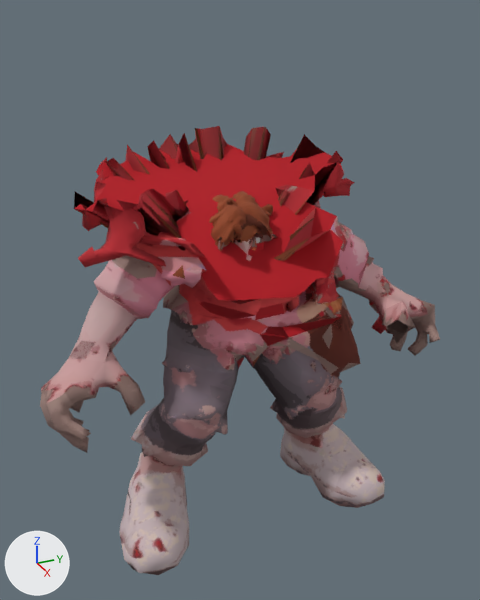
The glTF model assets/inf.suburban-mom/model.skin.glb: old version first, new version second.
The view is the same before and after, from a camera (50 mm lens) standing at (1.984, -0.791, 1.688) and looking at (0.185, 0.018, 0.788). The lights are fixed; the arrows at lower left show +X, +Y and +Z. The older version comes first. Where no turn or scale is listed for an object, it has been applied to the vertices. Vertices at exactly the same position are counted once.

Names of what the first picture shows: 'skin_body', 'skin_eyes', 'stump_armL', 'stump_head', 'stump_legR' and 1 more.
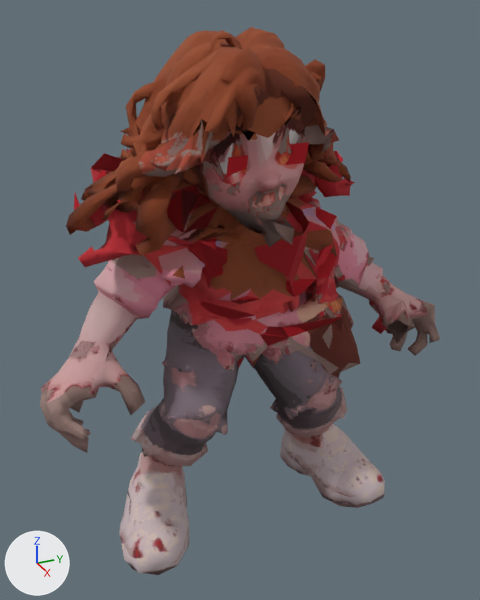
What differs and where, as boxes [x1, y1, x2, y2] in the pictures (480 x 600 px; the box of a moved part takes in the faces that stretch with it):
'skin_body', reshaped (22% taller): before [40, 126, 440, 575]; after [40, 27, 440, 575]
'stump_armR', reshaped (not visible before): after [91, 153, 228, 358]
'stump_armL', reshaped (mostly hidden before): before [260, 303, 375, 337]; after [254, 170, 375, 337]
'skin_eyes', moved, rescaled: before [255, 242, 265, 251]; after [226, 142, 309, 178]
part 1 of me_stump_armr, moved or reshaped (not visible before): after [91, 153, 228, 289]
part 2 of me_stump_arml, moved or reshaped (not visible before): after [254, 170, 333, 294]
part 3 of me_skin_body, moved or reshaped: before [74, 126, 343, 312]; after [66, 27, 351, 320]
'stump_head', unchanged, covered by the edit: before [74, 144, 343, 320]; after [74, 149, 343, 304]

The change in detail:
me_stump_armr is used by ob_stump_armr; location (0.0, 0.0, 0.0).
me_stump_armr had 110 vertices, 103 faces and spanned x -0.03..0.36, y -0.594..-0.037, z 0.689..1.174.
me_stump_armr now has 110 vertices, 103 faces and spans x -0.03..0.413, y -0.594..-0.076, z 0.689..1.264.
me_stump_armr part 1: 63 of 110 vertices moved; they spanned x 0.101..0.249, y -0.183..-0.037, z 0.868..0.973 and now span x -0.017..0.413, y -0.505..-0.076, z 0.974..1.264; mean shift (0.058, -0.161, 0.219); largest move (0.192, -0.183, 0.932) -> (0.242, -0.505, 1.157).
me_stump_arml is used by ob_stump_arml; location (0.0, 0.0, 0.0).
me_stump_arml had 131 vertices, 120 faces and spanned x -0.029..0.394, y -0.012..0.686, z 0.596..1.166.
me_stump_arml now has 131 vertices, 120 faces and spans x -0.036..0.419, y -0.034..0.686, z 0.596..1.268.
me_stump_arml part 2: 47 of 131 vertices moved; they spanned x 0.094..0.252, y -0.012..0.158, z 0.834..0.988 and now span x -0.036..0.419, y -0.034..0.373, z 0.877..1.268; mean shift (0.035, 0.117, 0.222); largest move (0.11, 0.097, 0.964) -> (0.01, 0.281, 1.252).
me_skin_body is used by ob_skin_body; location (0.0, 0.0, 0.0).
me_skin_body had 2923 vertices, 5978 faces and spanned x -0.187..0.489, y -0.656..0.687, z 0.0..1.293.
me_skin_body now has 2923 vertices, 5978 faces and spans x -0.187..0.536, y -0.656..0.687, z 0.0..1.612.
me_skin_body part 3: 1320 of 2923 vertices moved; they spanned x -0.11..0.396, y -0.485..0.407, z 0.813..1.293 and now span x -0.122..0.536, y -0.523..0.373, z 0.816..1.612; mean shift (0.058, -0.025, 0.302); largest move (0.243, -0.047, 1.153) -> (0.33, -0.097, 1.61).
me_skin_eyes is used by ob_skin_eyes; location (0.0, 0.0, 0.0).
me_skin_eyes had 8 vertices, 4 faces and spanned x 0.2914..0.3102, y -0.063..0.0421, z 0.9848..1.0239.
me_skin_eyes now has 8 vertices, 4 faces and spans x 0.4298..0.4688, y -0.131..0.0875, z 1.2611..1.3426.
me_skin_eyes part 4: the whole mesh is scaled about its middle by 2.08, then moved by (0.1485, -0.0113, 0.2975).
